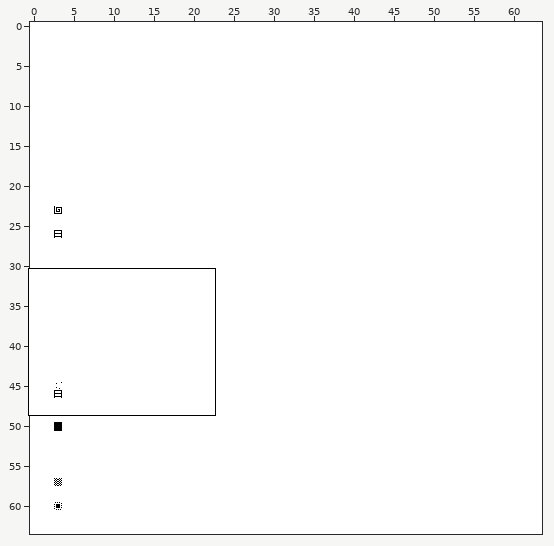
One commit to this Tiled map (JSON): projects/project3Y/assets/maps/act2map.json. Above, an overview of the earlier version with the close-up marked.
Close-up. Before the commit:
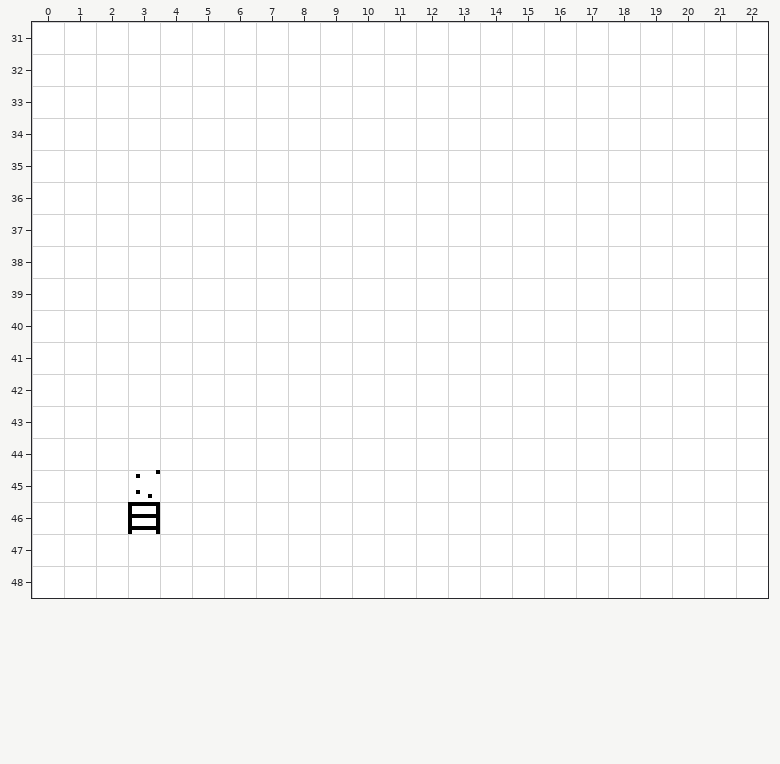
Cells are 16x16 px. Shown: x 0..22, y 31..48. The commit also changed other parts of the map, which this record leaves out.
Once edited:
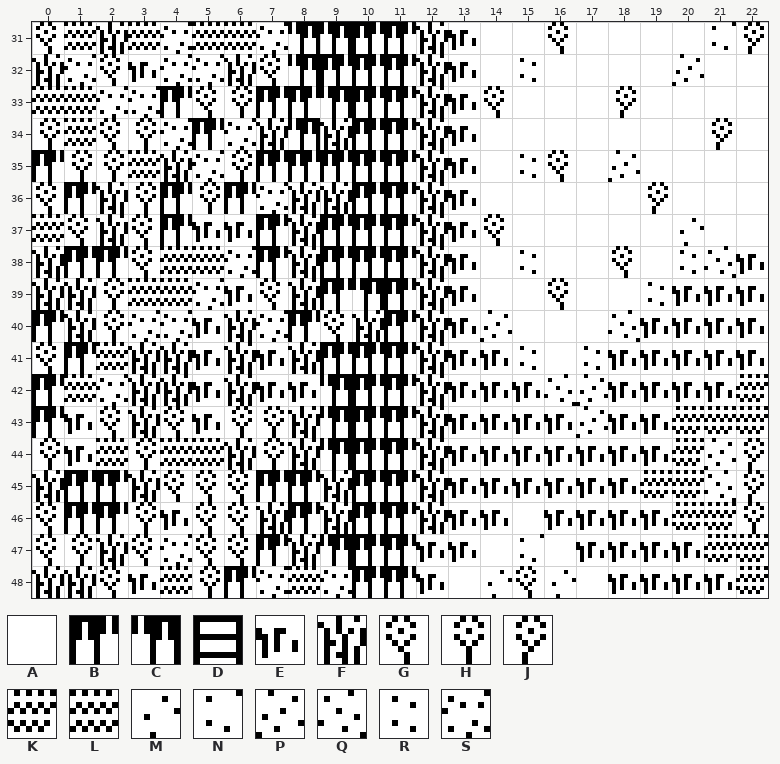
Key: from "map_tileset": A 0, B 31, C 32, D 88, E 115, F 117, G 119, H 120, J 121, K 125, L 127, M 135, N 136, P 137, Q 138, R 139, S 140.
_ is an empty cell, # one hidden under a higher layer, . an unchanged one.
Change:
--- layer "background"
@@ x 3..22 @@
-31 ........AAA..A....AA
-32 ........AAA.A....A..
-33 ........AAAA...A....
-34 ........AAA.......A.
-35 ........AAA.AA.A....
-36 ........AAA.....A...
-37 ........AAAA.....A..
-38 ........AAA.A..A.AAA
-39 ........AAA..A..AAAA
-40 ........AAAA...AAAAA
-41 ........AAAAA.AAAAAA
-42 ........AAAAAAAAAAA.
-43 ........AAAAAAAAA...
-44 ........AAAAAAAAA.AA
-45 N.......AAAAAAAAA.AA
-46 D.......AAAA.AAAA..A
-47 ........AAA.A.AAAA..
-48 ........AA.AAA.AAAA.
+31 ........_FE..G....NJ
+32 ........_FE.R....P..
+33 ........_FEG...J....
+34 ........_FE.......J.
+35 ........_FE.RG.P....
+36 ........_FE.....J...
+37 ........_FEG.....M..
+38 ........_FE.R..G.RQE
+39 ........_FE..G..REEE
+40 ........_FEP...QEEEE
+41 ........_FEER.REEEEE
+42 ........_FEEEQPEEEE.
+43 ........_FEEEEPEE...
+44 ........_FEEEEEEE.PJ
+45 #......._FEEEEEE#.QJ
+46 #......._FEE.EEEE..H
+47 ........_EE.N.EEEE..
+48 ........_E.MGM.EEEE.
--- layer "blocked"
@@ x 0..22 @@
-31 ____________...........
-32 ____________...........
-33 ____________...........
-34 ____________...........
-35 ____________...........
-36 ____________...........
-37 ____________...........
-38 ____________...........
-39 ____________...........
-40 ____________...........
-41 ____________...........
-42 ____________.........._
-43 ____________........___
-44 ____________........_..
-45 ____________.......__..
-46 ____________........__.
-47 ____________.........__
-48 ____________.........._
+31 GLFLSLLSCCBB...........
+32 FSGESSFGCBBB...........
+33 LLSSBGHBBCBB...........
+34 HLGHSBSFCFBB...........
+35 BHHLFSHBBBBB...........
+36 GBFHBHBSFFBB...........
+37 LGFGBEEBFBBB...........
+38 FBBGLLSBFBBB...........
+39 FFHLLSEGFBCB...........
+40 BFHSSEFSBGFB...........
+41 GBLFFEFEFBBB...........
+42 BLSFFEFEECBB..........K
+43 BEGFGEHHFCBB........KKK
+44 HELHLLFHFCBB........K..
+45 FBBFGGGBBFBB.......KK..
+46 GBBHEGGFBFBB........KK.
+47 GHFGSGGBFCBB.........KK
+48 FFGELHBSLSBB..........K
Pixel boxes of the changes (left, top, right, bottom) in both close-ups:
changed: (32, 22, 768, 598)
